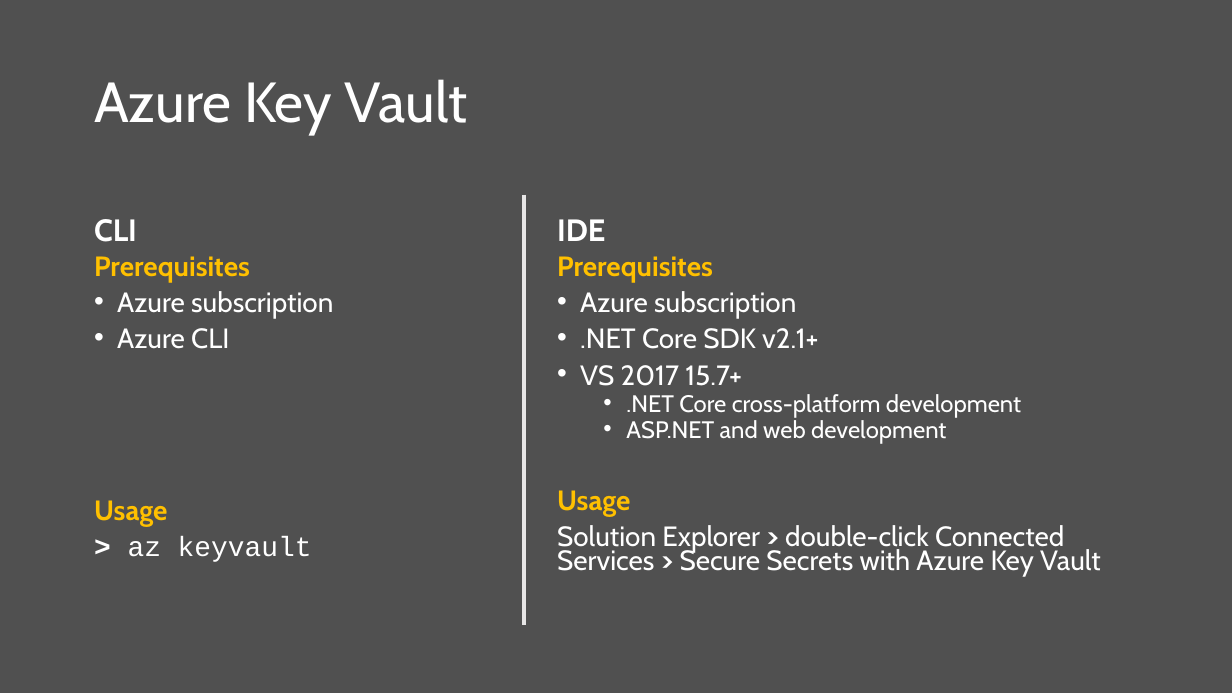
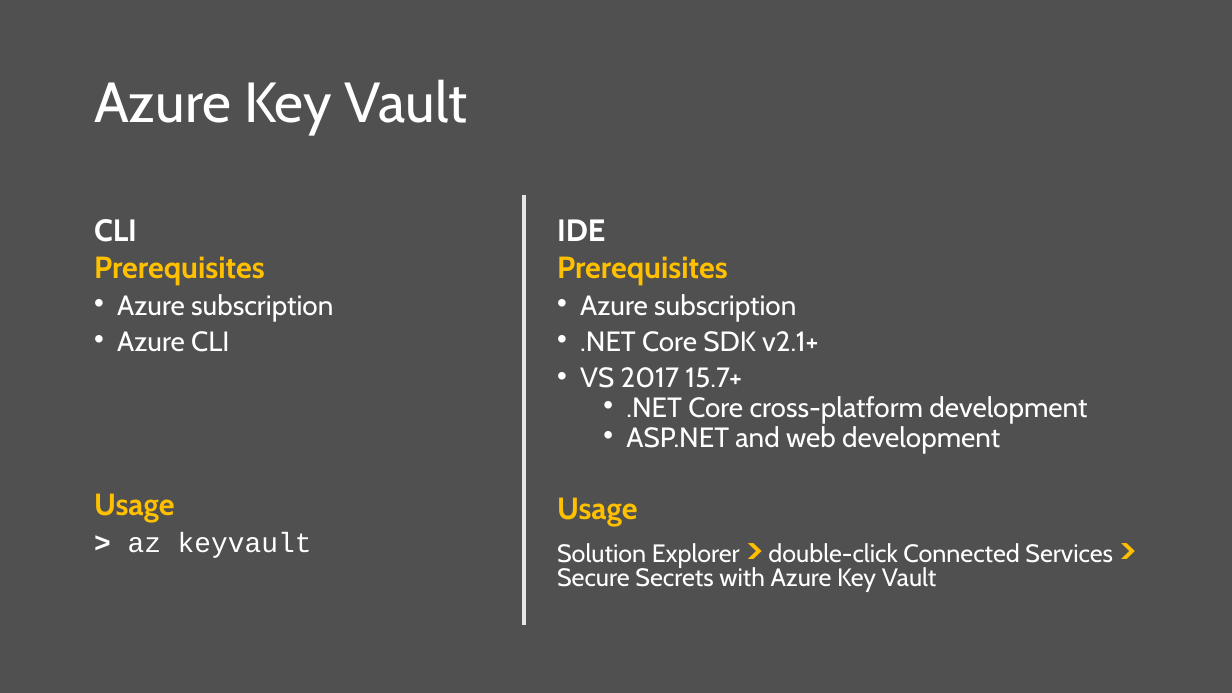
Before and after one commit to scottaddie/slide-decks, a slide deck: slide 10 of Protecting App Secrets.pptx. Drawn at 1232x693 pixels with LibreOffice and Linux fonts; fonts in the diff are those of the drawing. Boxes give left, top, right and bottom in pixels: in the first picture for what was removed or moved away, otherwise in the second. Text is boxed around its words. In the diff, an @@ line names an element or a change of style, - is before the commit and + after.

Commit message:
App secrets slide tweaks

```diff
--- a/Protecting App Secrets.pptx
+++ b/Protecting App Secrets.pptx
@@ text at (94,256,265,522): size 21.7 to 23.8 pt in "Prerequisites", "Usage" @@
@@ text at (557,256,1113,592): size 21.7 to 23.8 pt in "Prerequisites", "Usage"; size 18.6 to 21.7 pt in ".NET Core cross-platform development", "ASP.NET and web development"; size 21.7 to 19.6 pt in "Solution Explorer double-click Connected Services Secure Sec ..."; size 21.7 to 30.1 pt, text colour #FFFFFF to #FFC000 in "> >" @@
```
Also in this commit, not shown: 3 other slides changed, 2 slides added.
